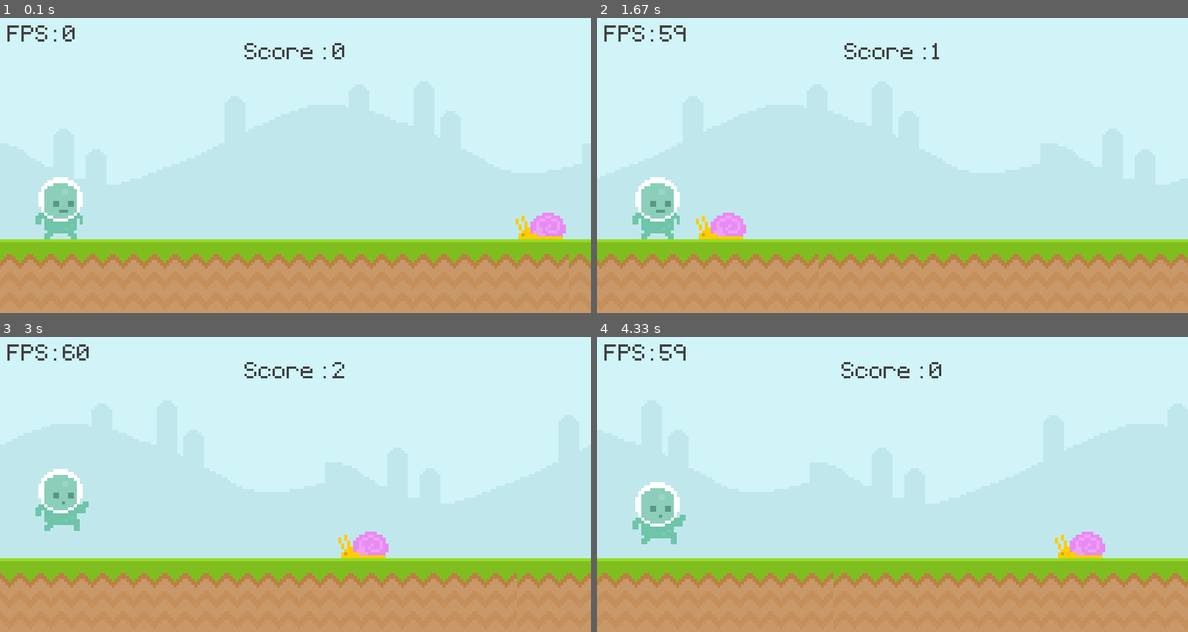
Above: before the commit, frames 1-4 (two rows, left to right).
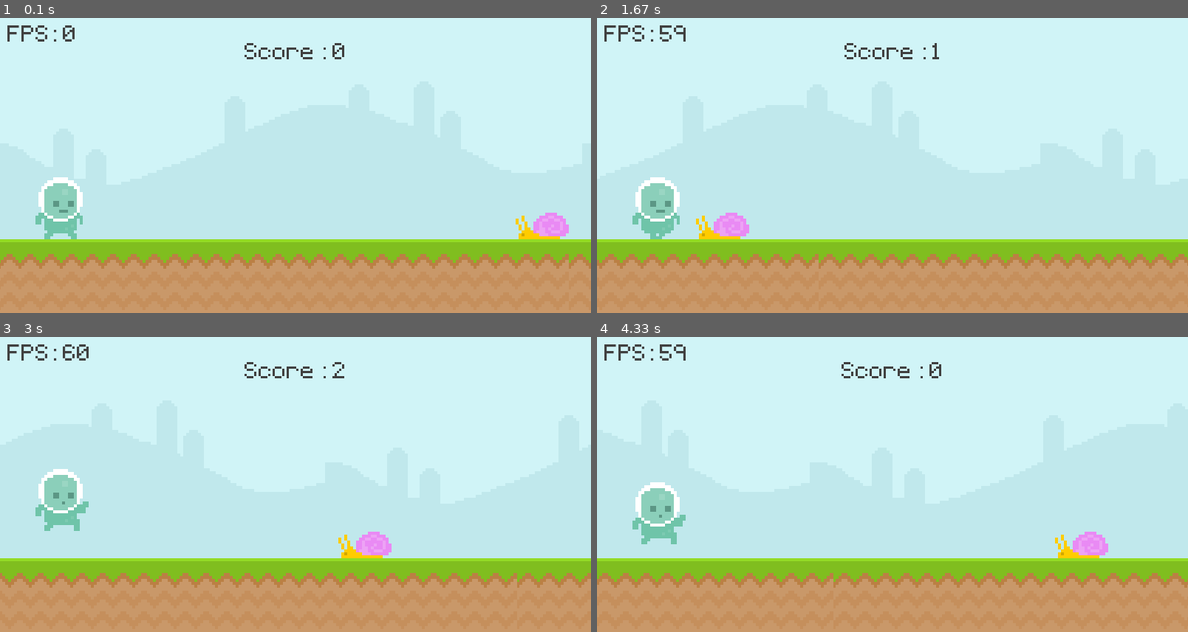
Above: after the commit, the same moments.

Repository: Subhro-ai/runner-pyGame
Game: pygame game, started from game.py
Two runs of this game, one before a commit and one after it. Both use one fixed random seed, a clock stepped at 60 frames per second and the inputs below.
Inputs (mouse positions are in pixels of both pictures, inside the frame that each line leads up to):
- Up to frame 1 (0.1 s): no input
- Up to frame 2 (1.67 s): click (656, 206) at 0.38 s
- Up to frame 3 (3 s): tap Space at 1.67, 2.07, 2.37 s; click (277, 434) at 2.88 s
- Up to frame 4 (4.33 s): tap Space at 3.23, 3.53, 3.73, 4.03, 4.3 s

The runs differ from the first frame. In frame 1, 0.2% of the frame differs, in the area x 89-97%, y 66-75%; in frame 2, 0.3%, in the area x 7-26%, y 66-75%; in frame 3, 0.2%; in frame 4, 0.2%.

Commit message:
added walk

Diff:
--- a/game.py
+++ b/game.py
@@ -39,17 +39,21 @@
 skyWidth = sky_surface.get_width()
 skyHeight = sky_surface.get_height()
 
+evenFrame = True
 
-
-snail_surface = pygame.image.load('graphics/snail/snail1.png').convert_alpha()
-snail_rect = snail_surface.get_rect(bottomright = (800,300))
+snail_surface1 = pygame.image.load('graphics/snail/snail1.png').convert_alpha()
+snail_surface2 = pygame.image.load('graphics/snail/snail2.png').convert_alpha()
+snail_rect = snail_surface1.get_rect(bottomright = (800,300))
 snailSpeed = 6
 
 player_surf = pygame.image.load('graphics/Player/player_walk_1.png').convert_alpha()
+player_surf_walk1 = pygame.image.load('graphics/Player/player_walk_1.png').convert_alpha()
+player_surf_walk2 = pygame.image.load('graphics/Player/player_walk_2.png').convert_alpha()
 player_surf_jump = pygame.image.load('graphics/Player/jump.png').convert_alpha()
 player_rect = player_surf.get_rect(midbottom = (80,300))
 
 currentState = player_surf
+currentWalk = False
 
 player_stand = pygame.image.load('graphics/Player/player_stand.png').convert_alpha()
 player_stand = pygame.transform.rotozoom(player_stand, 0, 2)
@@ -61,6 +65,7 @@
     x = random.randint(6,20)
     return x
 
+counter = 0
 
 player_gravity = 0
 while True:
@@ -97,11 +102,14 @@
         screen.blit(sky_surface,(sky_x + skyWidth,0))
         screen.blit(ground_surface,(bg_x,300))
         screen.blit(ground_surface,(bg_x + bgWidth,300))
-        # pygame.draw.rect(screen, '#c0e8ec', score_rect)
-        # pygame.draw.rect(screen, '#c0e8ec', score_rect, 10)
-        # screen.blit(text_surface, text_rect)
+
         display_score()
-        screen.blit(snail_surface,snail_rect)
+        if evenFrame:
+            screen.blit(snail_surface1,snail_rect)
+            evenFrame = not evenFrame
+        else:
+            screen.blit(snail_surface2,snail_rect)
+            evenFrame = not evenFrame
         if snail_rect.right < 0:
             snail_rect.right = 800
             snailSpeed = randomiseSpeed(snailSpeed)
@@ -114,10 +122,17 @@
         player_rect.bottom += player_gravity
         if player_rect.bottom >= 300:
             player_rect.bottom = 300
-            currentState = player_surf
+            if counter % 7 == 0:
+                currentWalk = not currentWalk
+            if (currentWalk):
+                currentState = player_surf_walk1
+            else:
+                currentState = player_surf_walk2
 
         if(player_rect.colliderect(snail_rect)):
             game_active = False
+
+        counter += 1
 
         draw_fps()
 
